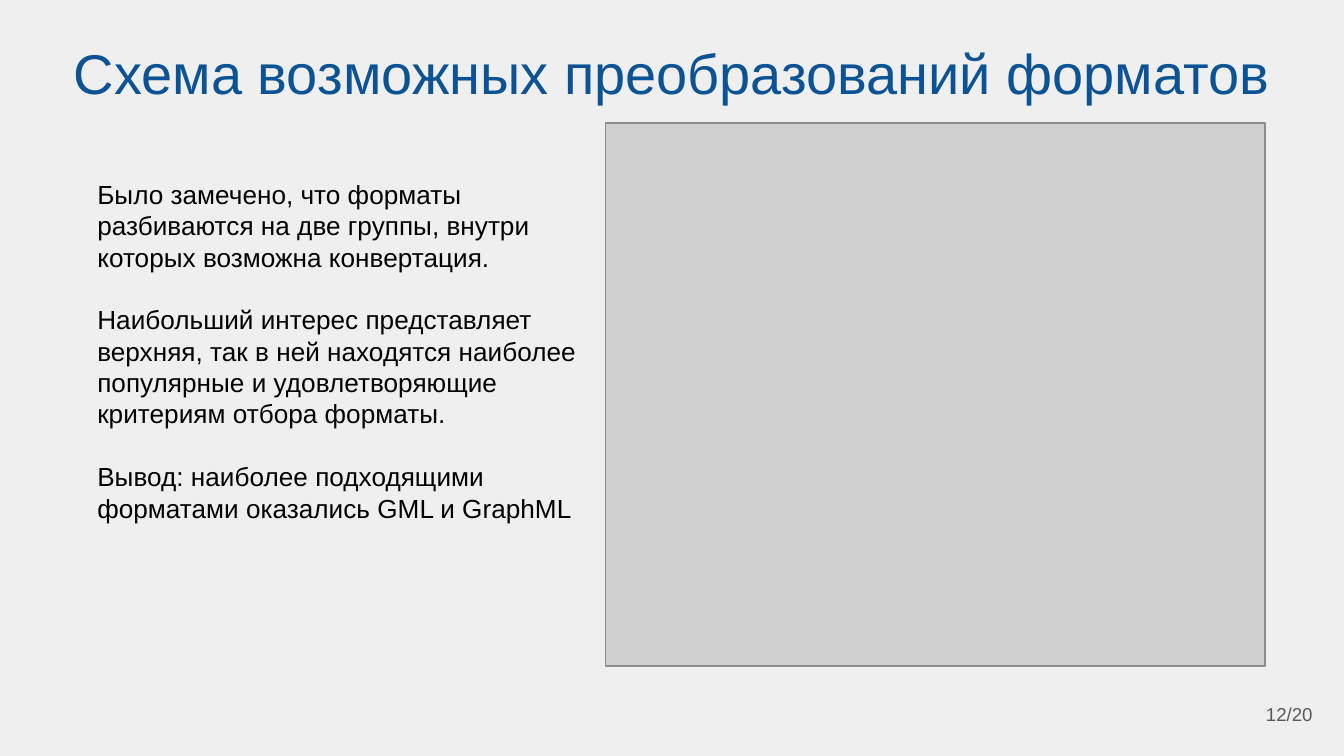
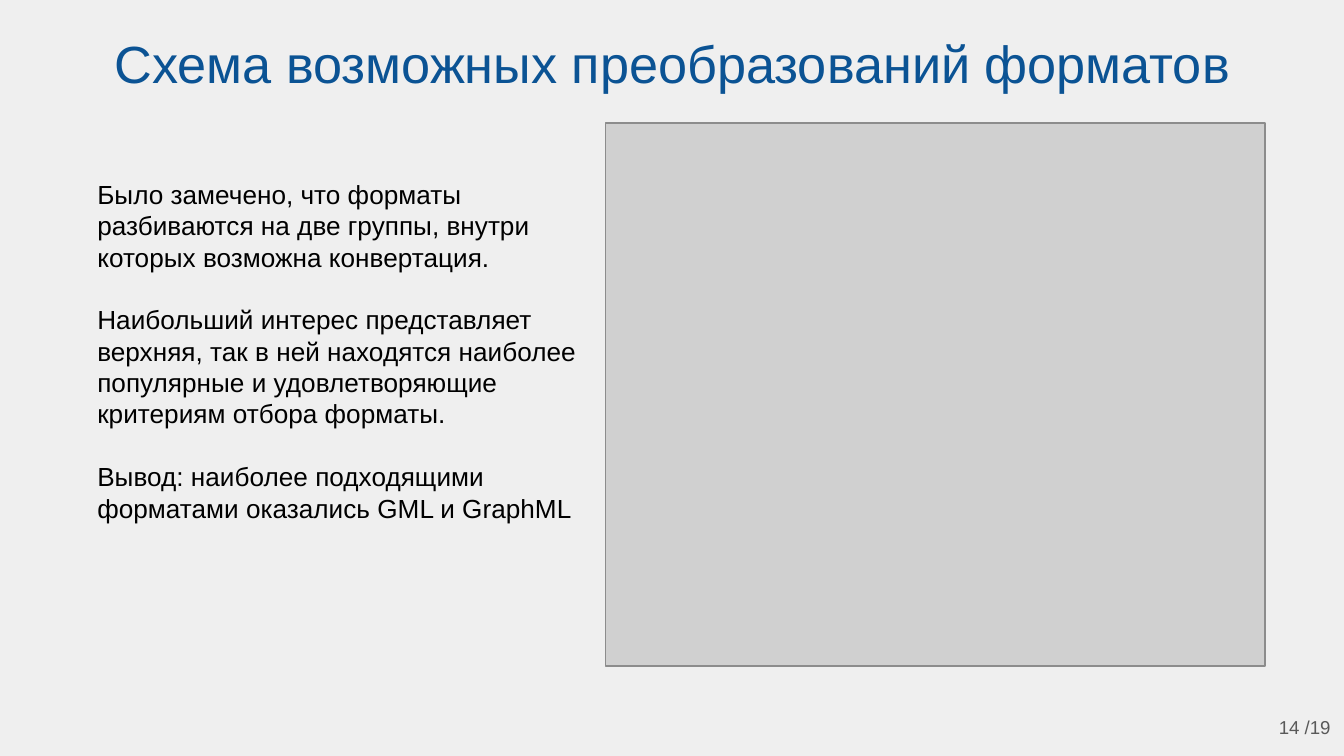
Before and after one commit to Belenkaia/Diagram-visualisation, a slide deck: slide 14 of презентации/МНСК_2.pptx (slide 12 before the commit). Drawn at 1344x756 pixels with LibreOffice and Linux fonts; fonts in the diff are those of the drawing; grey boxes stand for pictures. Boxes give left, top, right and bottom in pixels: in the first picture for what was removed or moved away, otherwise in the second. Text is boxed around its words. In the diff, an @@ line names an element or a change of style, - is before the commit and + after.

```diff
--- a/презентации/МНСК_2.pptx
+++ b/презентации/МНСК_2.pptx
@@ title "Схема возможных преобразований форматов" moved from (x1=74, y1=52, x2=1270, y2=104) to (x1=114, y1=44, x2=1230, y2=93) @@
@@ title "Схема возможных преобразований форматов" at (x1=114, y1=44, x2=1230, y2=93): size 30 to 28 pt @@
@@ page number removed at (x1=1266, y1=707, x2=1313, y2=721) @@
-12/20
@@ page number added at (x1=1279, y1=720, x2=1331, y2=734), 10 pt, text #595959 @@
+14 /19
```
Also in this commit, not shown: 14 other slides changed, 4 slides added, 33 other files.
